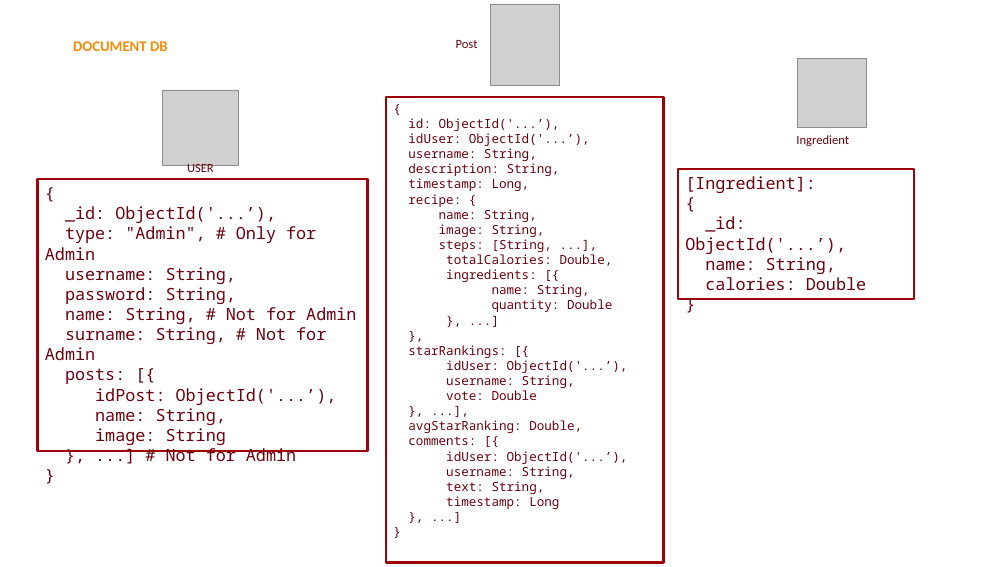
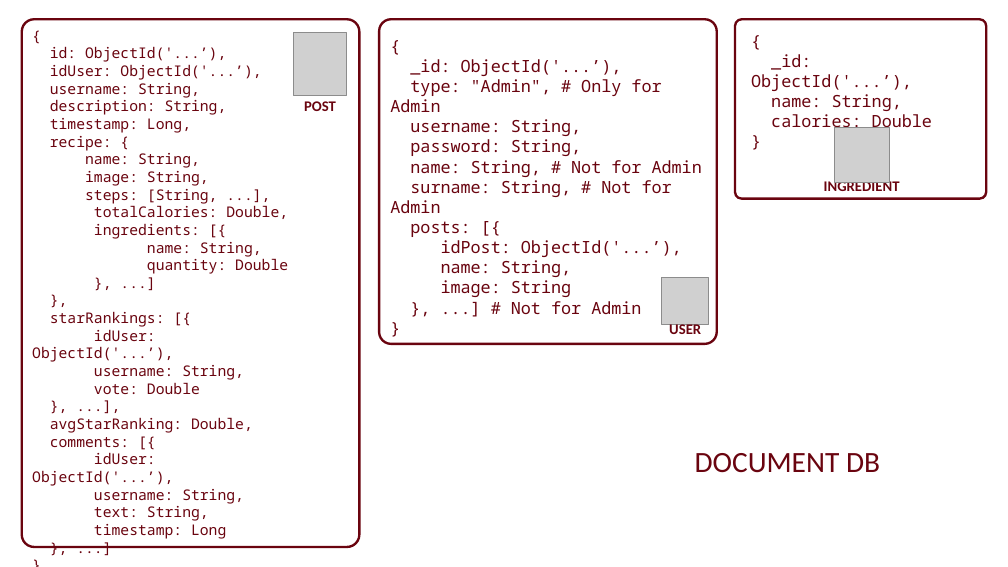
Before and after one commit to GiuseppeSoriano/WeFood, a slide deck: slide 7 of Slides/Final_Presentation/WeFood.pptx (slide 6 before the commit). Drawn at 1008x567 pixels with LibreOffice and Linux fonts; fonts in the diff are those of the drawing; grey boxes stand for pictures. Boxes give left, top, right and bottom in pixels: in the first picture for what was removed or moved away, otherwise in the second. Text is boxed around its words. In the diff, an @@ line names an element or a change of style, - is before the commit and + after.

```diff
--- a/Slides/Final_Presentation/WeFood.pptx
+++ b/Slides/Final_Presentation/WeFood.pptx
@@ rounded rectangle added at (22,20,360,547), outline #6A040F 2.25 pt @@
@@ text "{": place and size @@
-text "{" at (386,97,663,563)
+text "{" at (32,46,288,539)
@@ text "{" at (32,46,288,539): size 12 to 14 pt; outline #9D0208 2.25 pt to none @@
@@ rounded rectangle added at (379,20,717,344), outline #6A040F 2.25 pt @@
@@ rounded rectangle added at (735,20,986,199), outline #6A040F 2.25 pt @@
@@ text "{" at (751,54,932,133): outline #9D0208 2.25 pt to none @@
@@ text "{": place and size @@
-text "{" at (678,169,914,299)
+text "{" at (751,54,932,133)
@@ picture: place and size @@
-picture at (490,4,559,85)
+picture at (293,33,347,96)
@@ text "{": place and size @@
-text "{" at (38,179,368,451)
+text "{" at (390,59,702,314)
@@ text "{" at (390,59,702,314): outline #9D0208 2.25 pt to none @@
@@ picture removed at (798,59,867,128) @@
@@ text at (304,101,336,111): text changed; size 12 to 14 pt; bold on @@
-Post
+POST
@@ picture added at (835,128,889,182) @@
@@ text at (685,176,816,193): paragraph removed @@
-[Ingredient]:
@@ text at (824,179,900,191): text changed; size 12 to 14 pt; bold on @@
-Ingredient
+INGREDIENT
@@ picture: place and size @@
-picture at (163,90,238,166)
+picture at (662,278,709,324)
@@ text "USER": place and size @@
-text "USER" at (187,164,214,175)
+text "USER" at (669,324,701,338)
@@ text "USER" at (669,324,701,338): size 12 to 14 pt, bold on @@
@@ text "DOCUMENT DB": place and size @@
-text "DOCUMENT DB" at (73,41,168,51)
+text "DOCUMENT DB" at (695,453,880,473)
@@ text "DOCUMENT DB" at (695,453,880,473): size 14 to 28 pt, text colour #F48C06 to #6A040F, bold off @@
```
Also in this commit, not shown: 4 other slides changed, 10 slides added, 7 slides removed, 48 other files.
